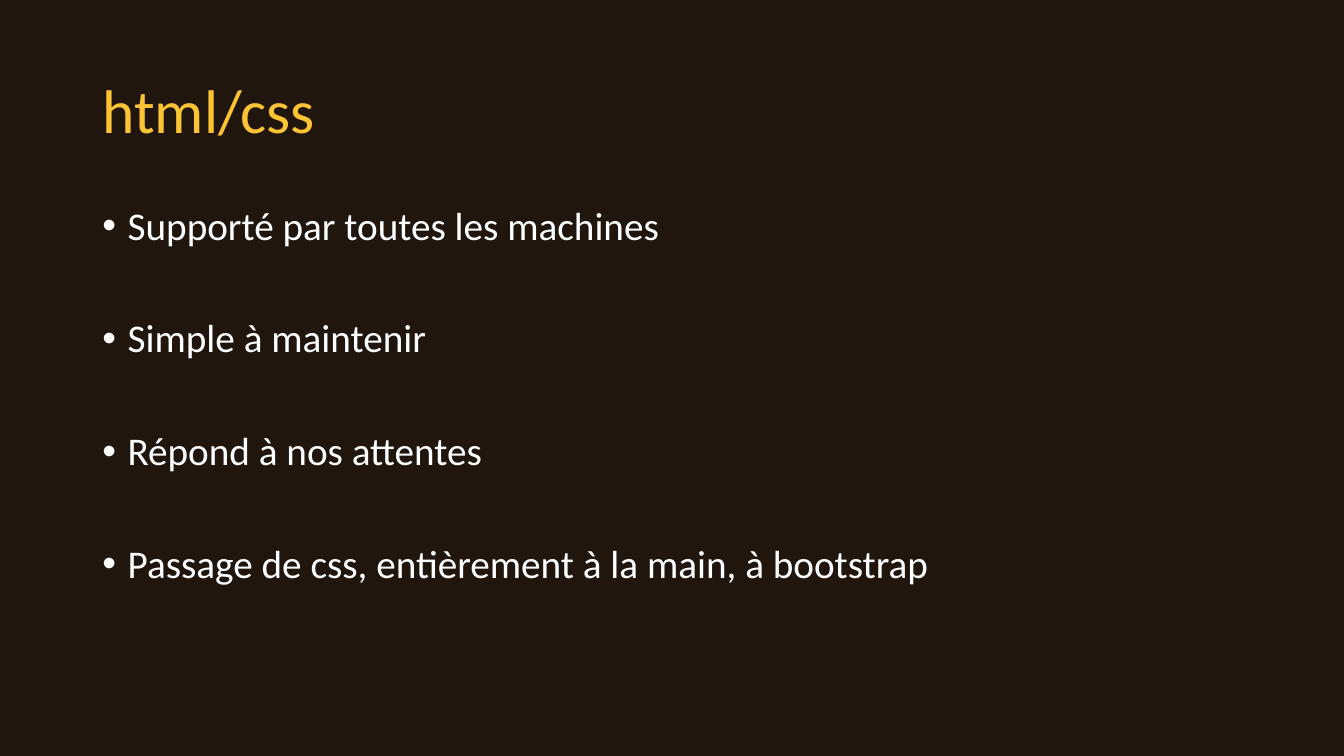
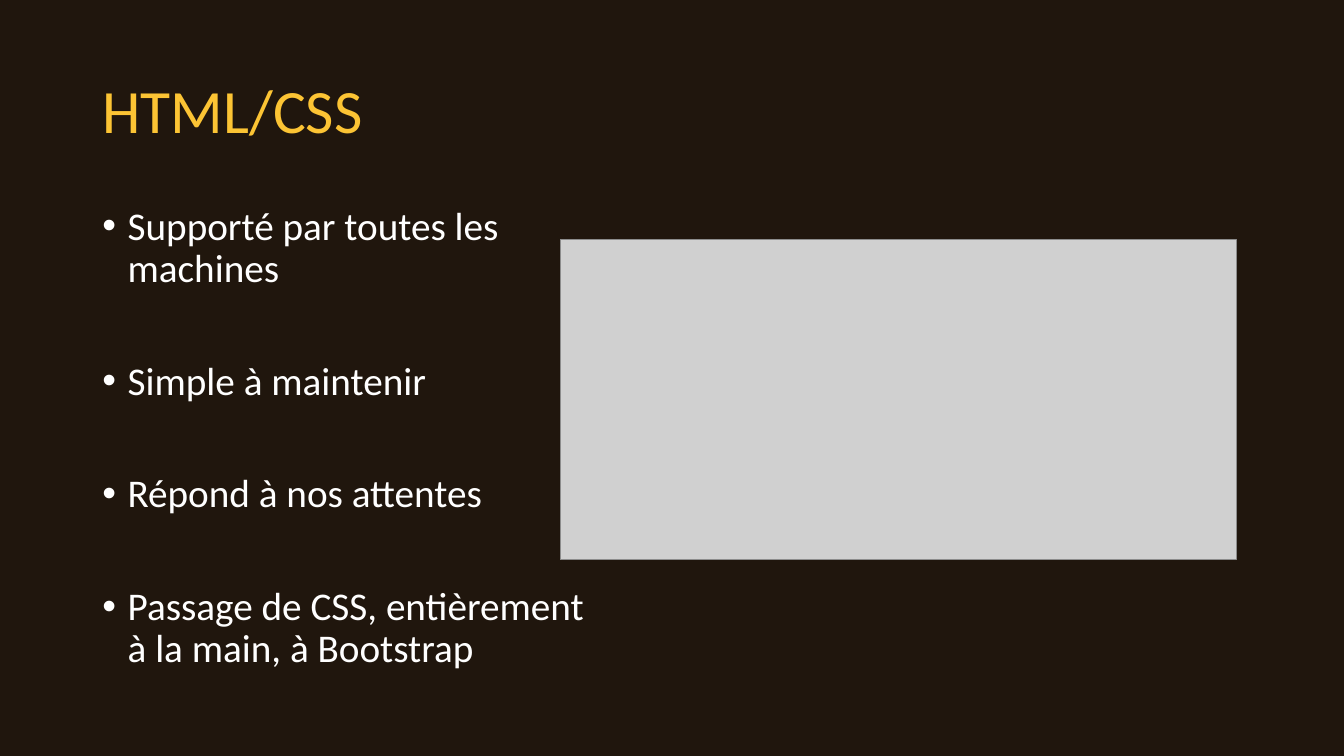
Before and after one commit to gdgaetan/openbee, a slide deck: slide 13 of présentation.pptx (slide 8 before the commit). Drawn at 1344x756 pixels with LibreOffice and Linux fonts; fonts in the diff are those of the drawing; grey boxes stand for pictures; background and template pictures are left out. Boxes give left, top, right and bottom in pixels: in the first picture for what was removed or moved away, otherwise in the second. Text is boxed around its words. In the diff, an @@ line names an element or a change of style, - is before the commit and + after.

```diff
--- a/présentation.pptx
+++ b/présentation.pptx
@@ title at [102, 90, 362, 136]: text changed @@
-html/css
+HTML/CSS
@@ picture added at [561, 239, 1237, 560] @@
@@ text at [128, 592, 584, 669]: text changed @@
-• Passage de css, entièrement à la main, à bootstrap
+• Passage de CSS, entièrement à la main, à Bootstrap
```
Also in this commit, not shown: 10 other slides changed, 8 slides added, 1 slide removed, 1 other file.
